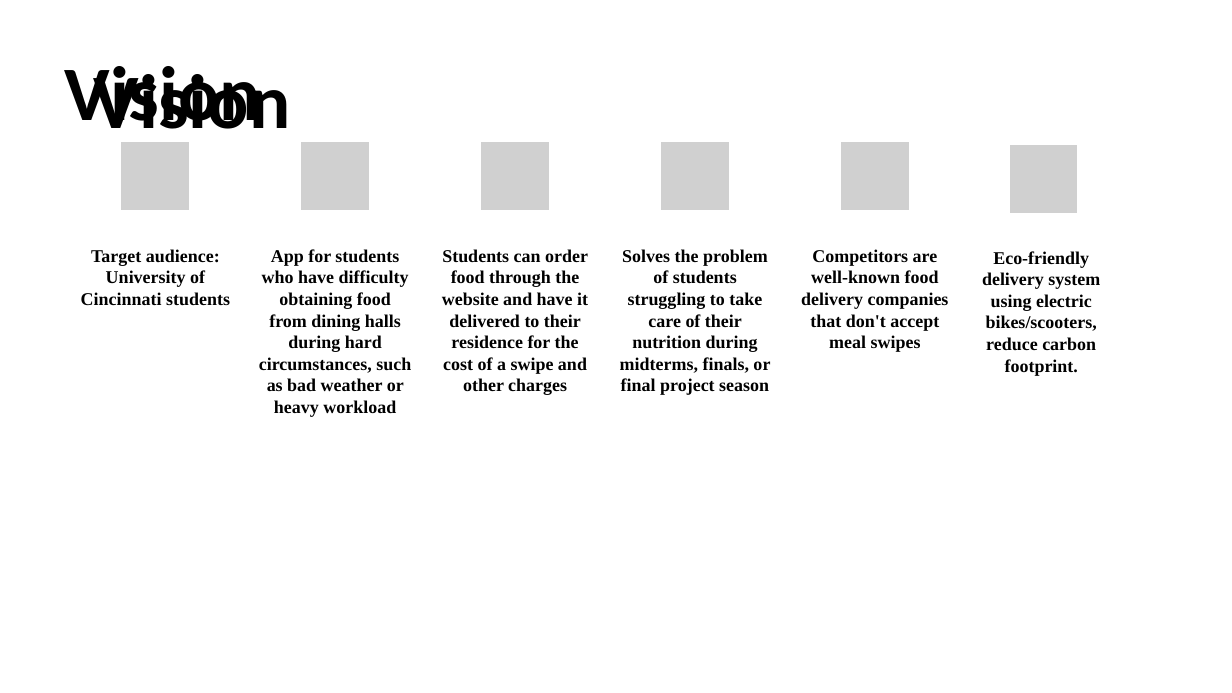
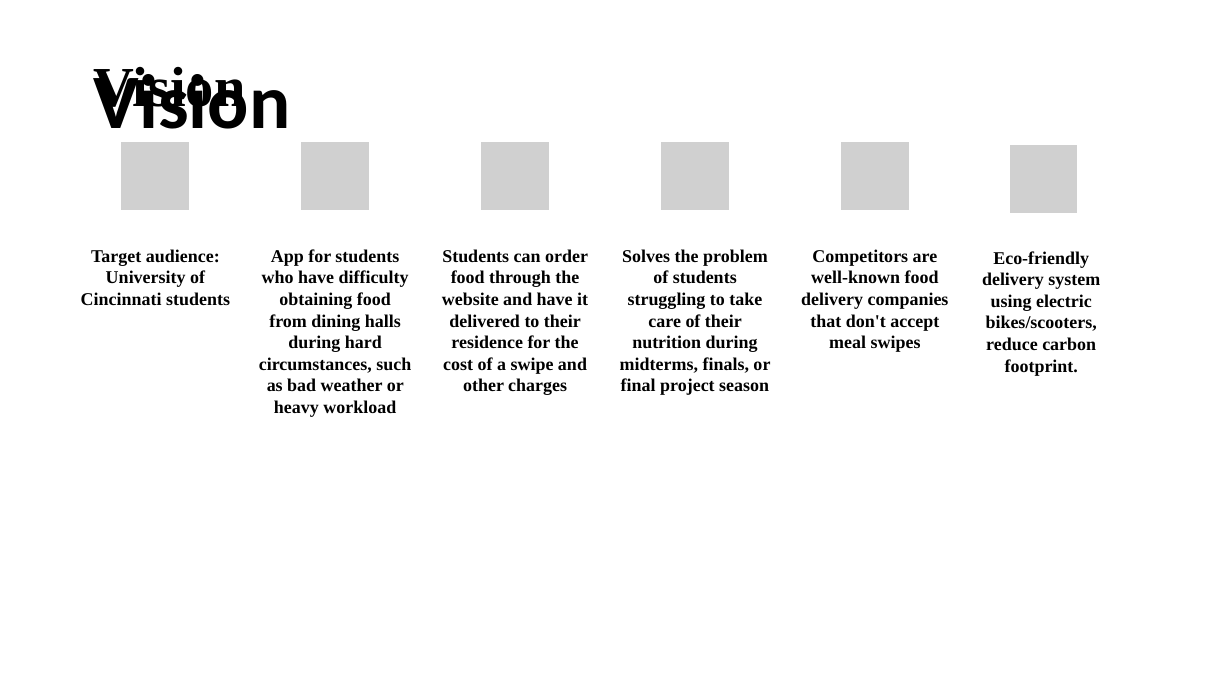
Before and after one commit to EECE3093C/team-project-nontoastermakers, a slide deck: slide 2 of UC Dash Presentation.pptx. Drawn at 1232x693 pixels with LibreOffice and Linux fonts; fonts in the diff are those of the drawing; grey boxes stand for pictures; background and template pictures are left out. Boxes give left, top, right and bottom in pixels: in the first picture for what was removed or moved away, otherwise in the second. Text is boxed around its words. In the diff, an @@ line names an element or a change of style, - is before the commit and + after.

```diff
--- a/UC Dash Presentation.pptx
+++ b/UC Dash Presentation.pptx
@@ text "Vision" at <box>94,67,291,146</box>: size 60 to 44 pt, font Calibri to Times New Roman @@
```
Also in this commit, not shown: 2 other slides changed.
